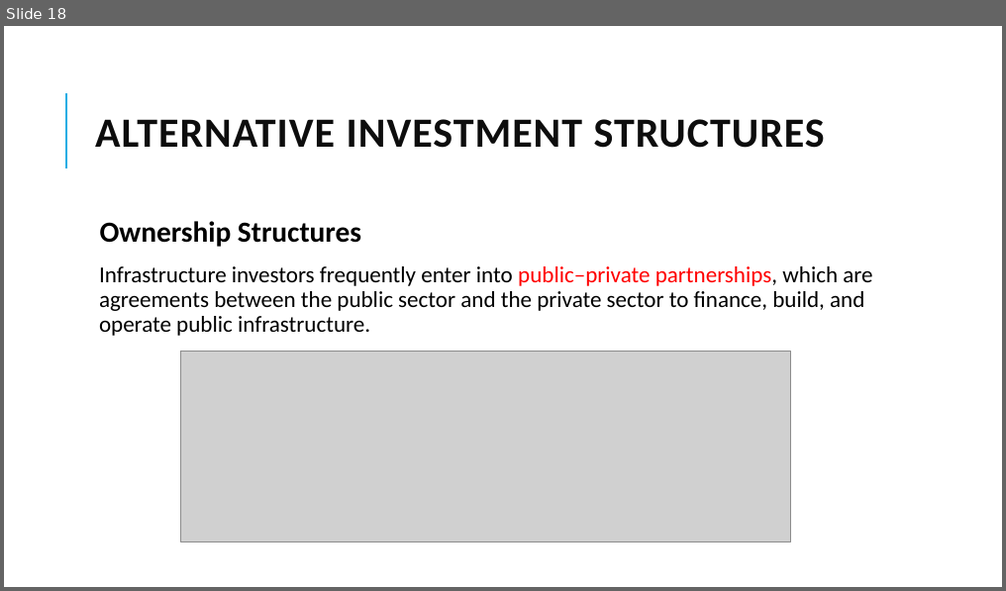
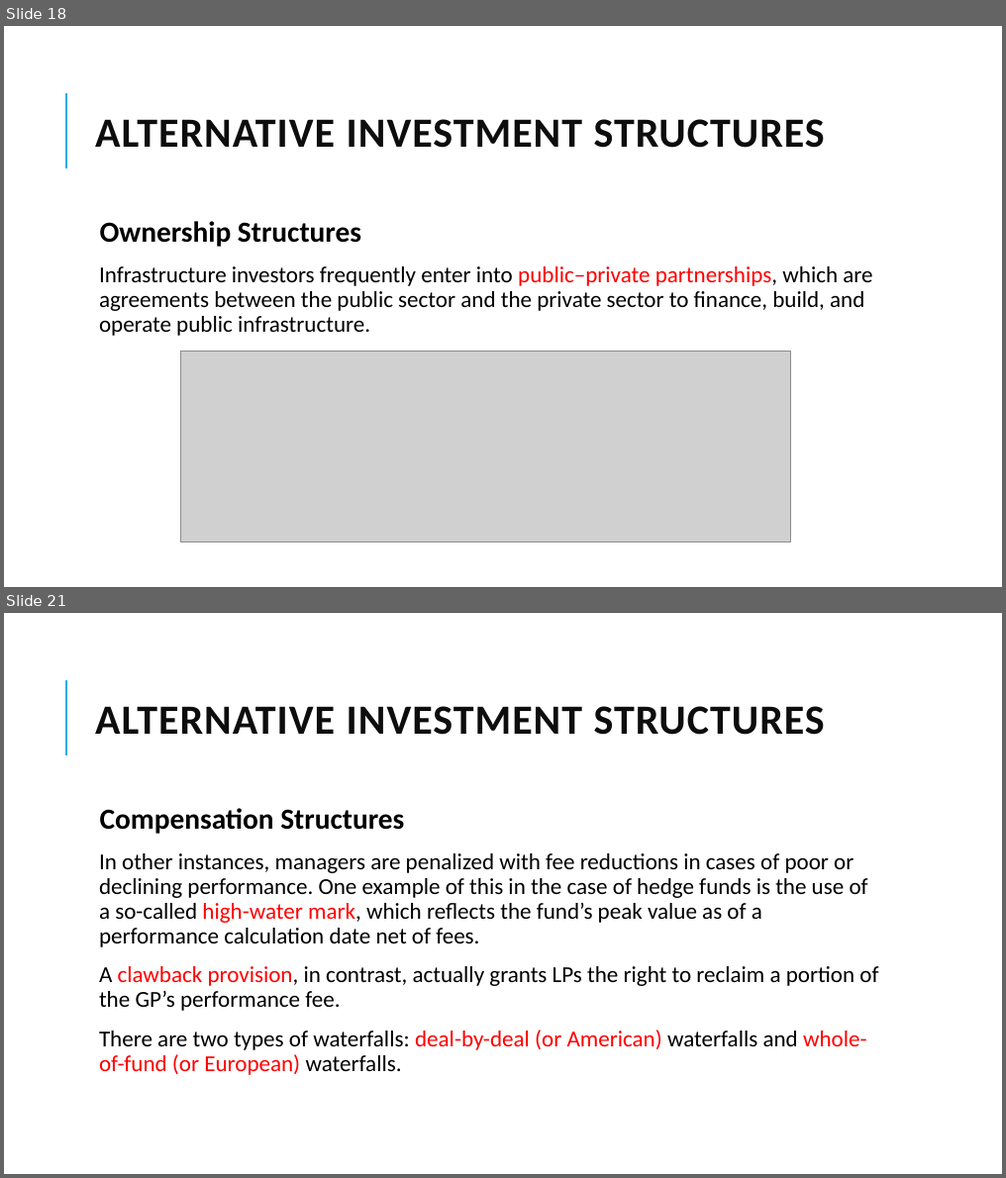
Before and after one commit to Isco0530/data, a slide deck: 2024Alternative.pptx. Shown one above the other, each under a label of ours: slide 18 before the commit, slides 18 and 21 after it; the slides between them are not shown. The pictures are 1006x591 and 1006x1178 pixels, drawn with LibreOffice and Linux fonts; fonts in the diff are those of the drawing; grey boxes stand for pictures. Boxes give left, top, right and bottom in pixels: in the first picture for what was removed or moved away, otherwise in the second. Text is boxed around its words. In the diff, an @@ line names an element or a change of style, - is before the commit and + after.

```diff
--- a/2024Alternative.pptx
+++ b/2024Alternative.pptx
@@ slide 21 added at box(4, 613, 1002, 1174), background #FFFFFF; not listed: 1 template element that a slide beside it also shows @@
@@ title added at box(95, 706, 825, 735), 40 pt, text #0D0D0D, bold @@
+ALTERNATIVE INVESTMENT STRUCTURES
@@ text added at box(99, 808, 878, 1075), 22 pt, text #000000 @@
+  Compensation Structures
+  In other instances, managers are penalized with fee reductions in cases of poor or declining performance. One example of this in the case of hedge funds is the use of a so-called high-water mark, which reflects the fund’s peak value as of a performance calculation date net of fees.
+  A clawback provision, in contrast, actually grants LPs the right to reclaim a portion of the GP’s performance fee.
+  There are two types of waterfalls: deal-by-deal (or American) waterfalls and whole-of-fund (or European) waterfalls.
```
Also in this commit, not shown: 2 slides changed, 2 other slides added, 1 other file.
